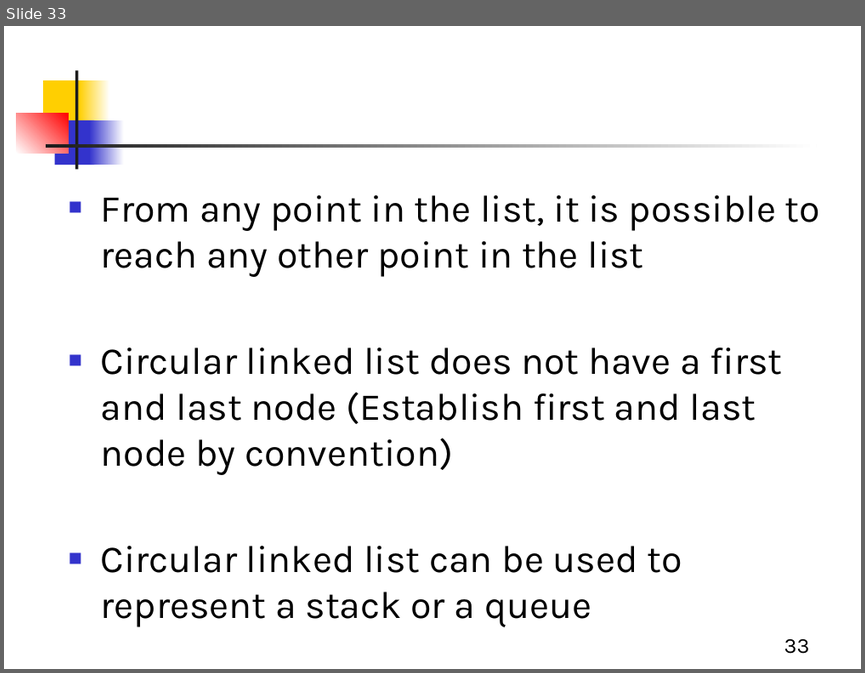
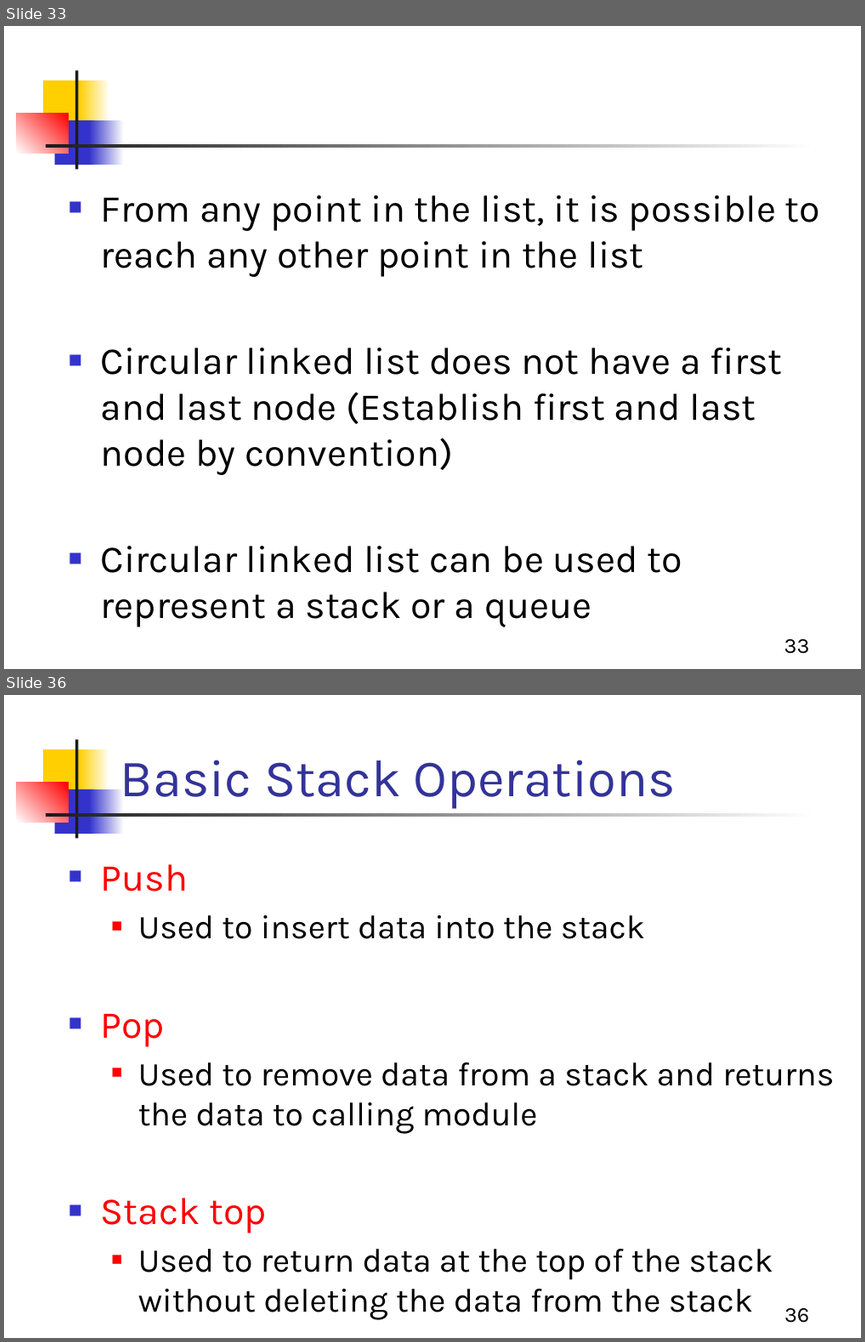
Before and after one commit to Aashishsharma/Learnings, a slide deck: DS/DS.pptx. Shown one above the other, each under a label of ours: slide 33 before the commit, slides 33 and 36 after it; the slides between them are not shown. The pictures are 865x673 and 865x1342 pixels, drawn with LibreOffice and Linux fonts; fonts in the diff are those of the drawing. Boxes give left, top, right and bottom in pixels: in the first picture for what was removed or moved away, otherwise in the second. Text is boxed around its words. In the diff, an @@ line names an element or a change of style, - is before the commit and + after.

```diff
--- a/DS/DS.pptx
+++ b/DS/DS.pptx
@@ slide 36 added at [4, 695, 861, 1338], background #FFFFFF; not listed: 7 template elements that a slide beside it also shows @@
@@ title added at [120, 760, 675, 809], 44 pt, text #333399 @@
+Basic Stack Operations
@@ text added at [101, 864, 834, 1320], 28 pt, text #000000 @@
+■ Push
+  ■ Used to insert data into the stack
+■ Pop
+  ■ Used to remove data from a stack and returns the data to calling module
+■ Stack top
+  ■ Used to return data at the top of the stack without deleting the data from the stack
@@ page number added at [784, 1308, 809, 1322], 18 pt, text #000000 @@
+36
```
Also in this commit, not shown: 70 other slides added.
